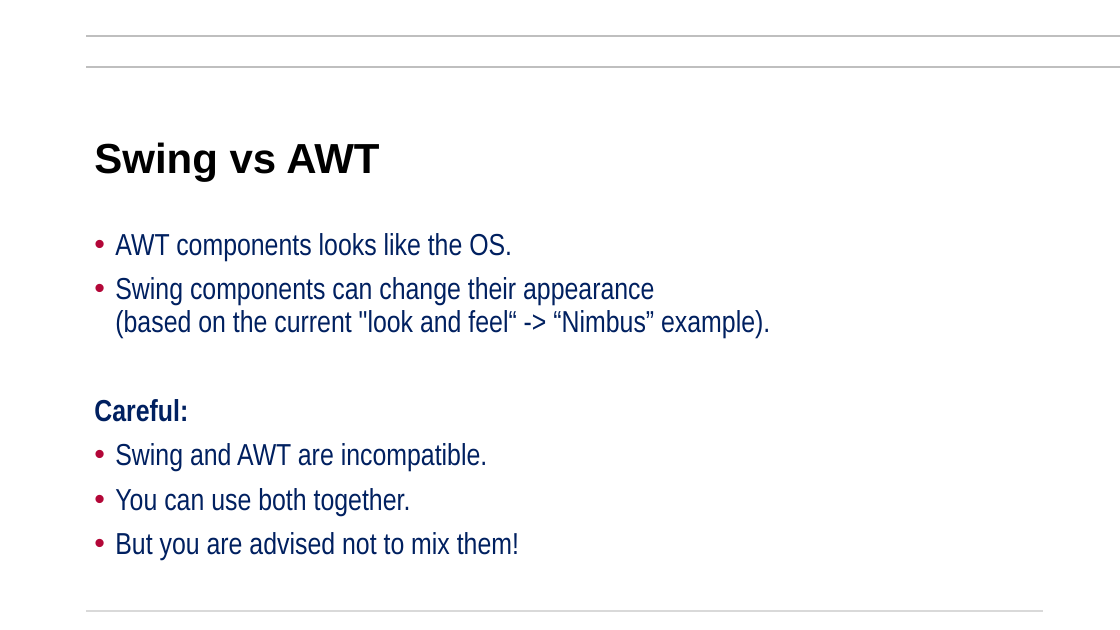
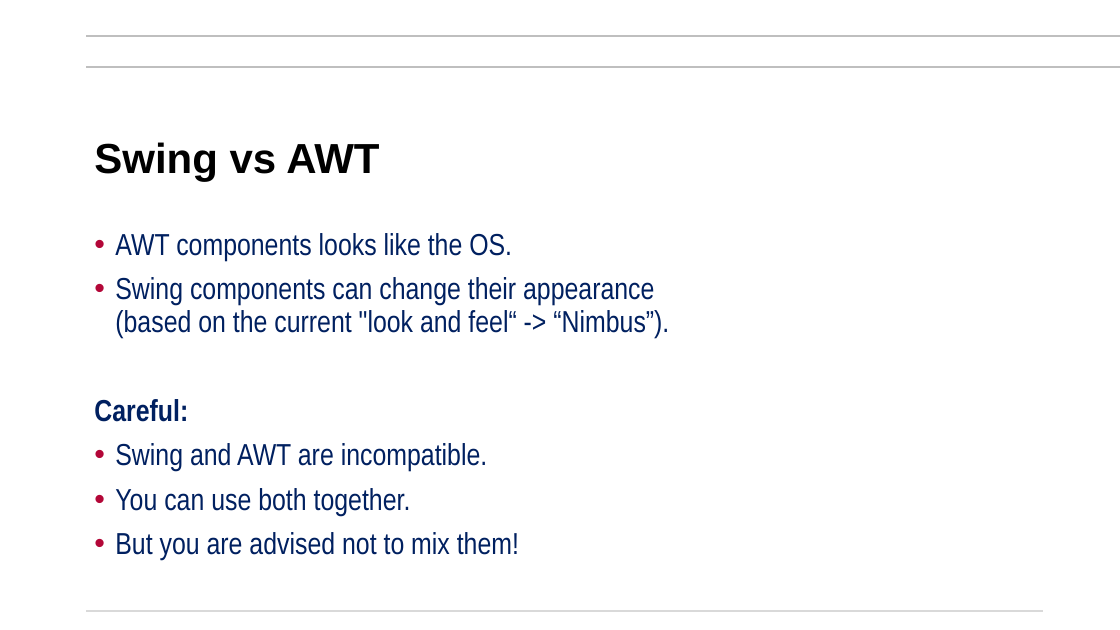
Before and after one commit to mikegrace2/CSEN160-Fall2026-Course-Website, a slide deck: slide 8 of lectures/Week03_UMLAWTSwingGraphics/2_SwingAWTEventsGraphics2D_V4.pptx. Drawn at 1120x630 pixels with LibreOffice and Linux fonts; fonts in the diff are those of the drawing; background and template pictures are left out. Boxes give left, top, right and bottom in pixels: in the first picture for what was removed or moved away, otherwise in the second. Text is boxed around its words. In the diff, an @@ line names an element or a change of style, - is before the commit and + after.

```diff
--- a/lectures/Week03_UMLAWTSwingGraphics/2_SwingAWTEventsGraphics2D_V4.pptx
+++ b/lectures/Week03_UMLAWTSwingGraphics/2_SwingAWTEventsGraphics2D_V4.pptx
@@ text at [115,277,669,338]: text changed @@
-• Swing components can change their appearance
-  (based on the current "look and feel“ -> “Nimbus” example).
+• Swing components can change their appearance
+  (based on the current "look and feel“ -> “Nimbus”).
```
Also in this commit, not shown: 2 other slides changed, 5 other files.
